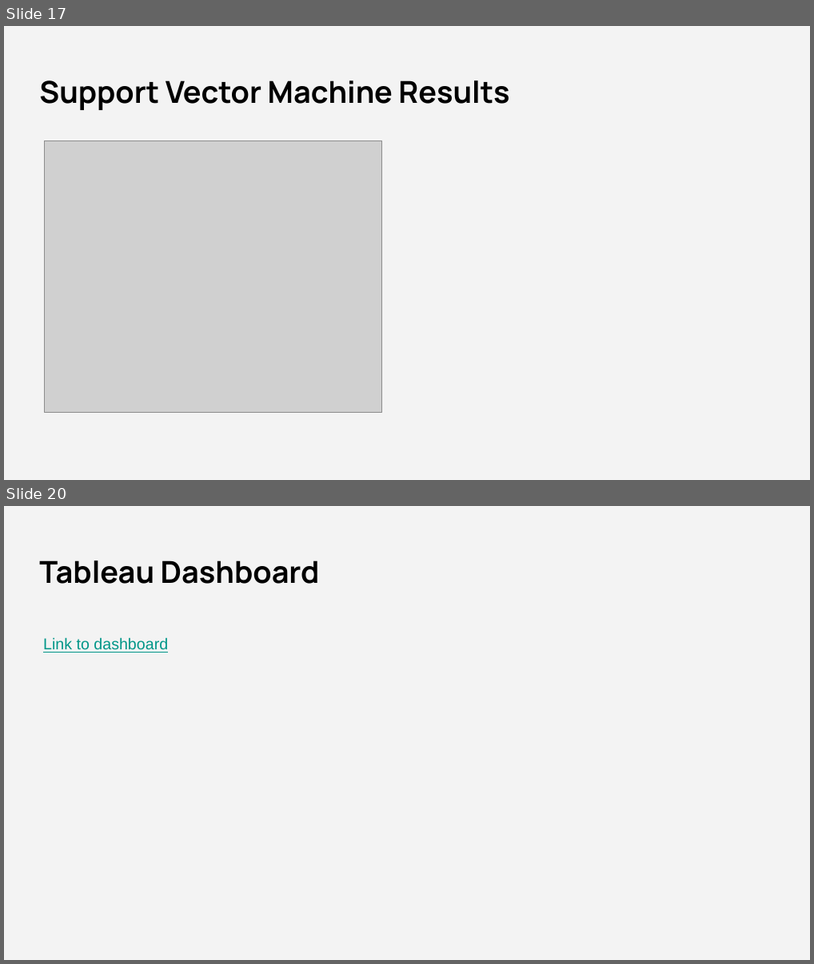
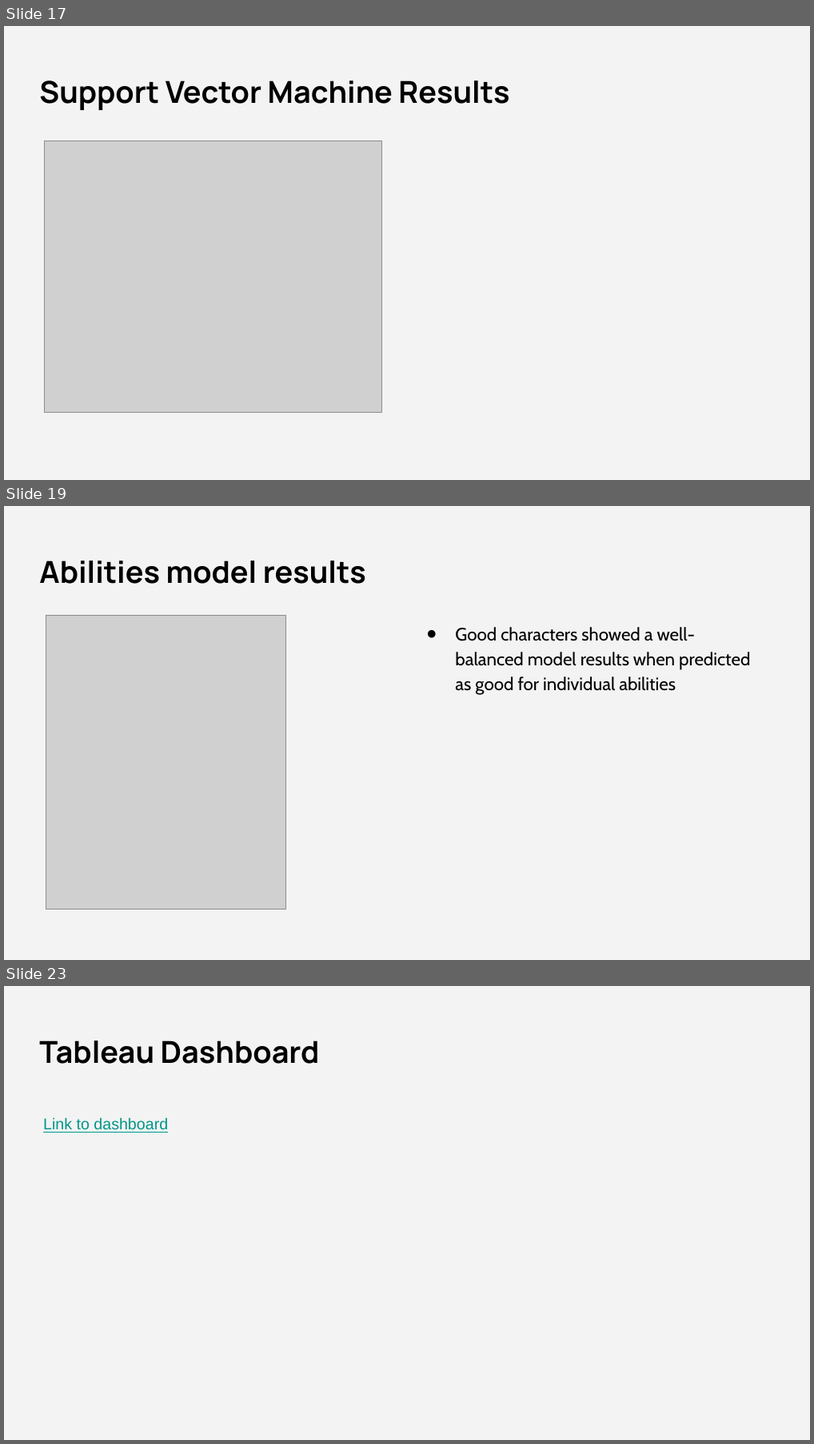
Before and after one commit to jmasurovsky/Superhero_ML, a slide deck: Presentation/Superhero_ML.pptx. Shown one above the other, each under a label of ours: slides 17 and 20 before the commit, slides 17, 19 and 23 after it; the slides between them are not shown. The pictures are 814x964 and 814x1444 pixels, drawn with LibreOffice and Linux fonts; fonts in the diff are those of the drawing; grey boxes stand for pictures. Boxes give left, top, right and bottom in pixels: in the first picture for what was removed or moved away, otherwise in the second. Text is boxed around its words. In the diff, an @@ line names an element or a change of style, - is before the commit and + after.

```diff
--- a/Presentation/Superhero_ML.pptx
+++ b/Presentation/Superhero_ML.pptx
@@ slide 19 added at [4,506,810,960], background #F3F3F3 @@
@@ title added at [39,560,366,584], 27 pt, text #000000, bold @@
+Abilities model results
@@ picture added at [46,616,286,909] @@
@@ text added at [455,627,750,694], 16 pt, text #000000 @@
+● Good characters showed a well-balanced model results when predicted as good for individual abilities
@@ what was slide 20 is now slide 23 @@
```
Also in this commit, not shown: 3 slides changed, 3 other slides added, 1 slide removed, 1 other file.
